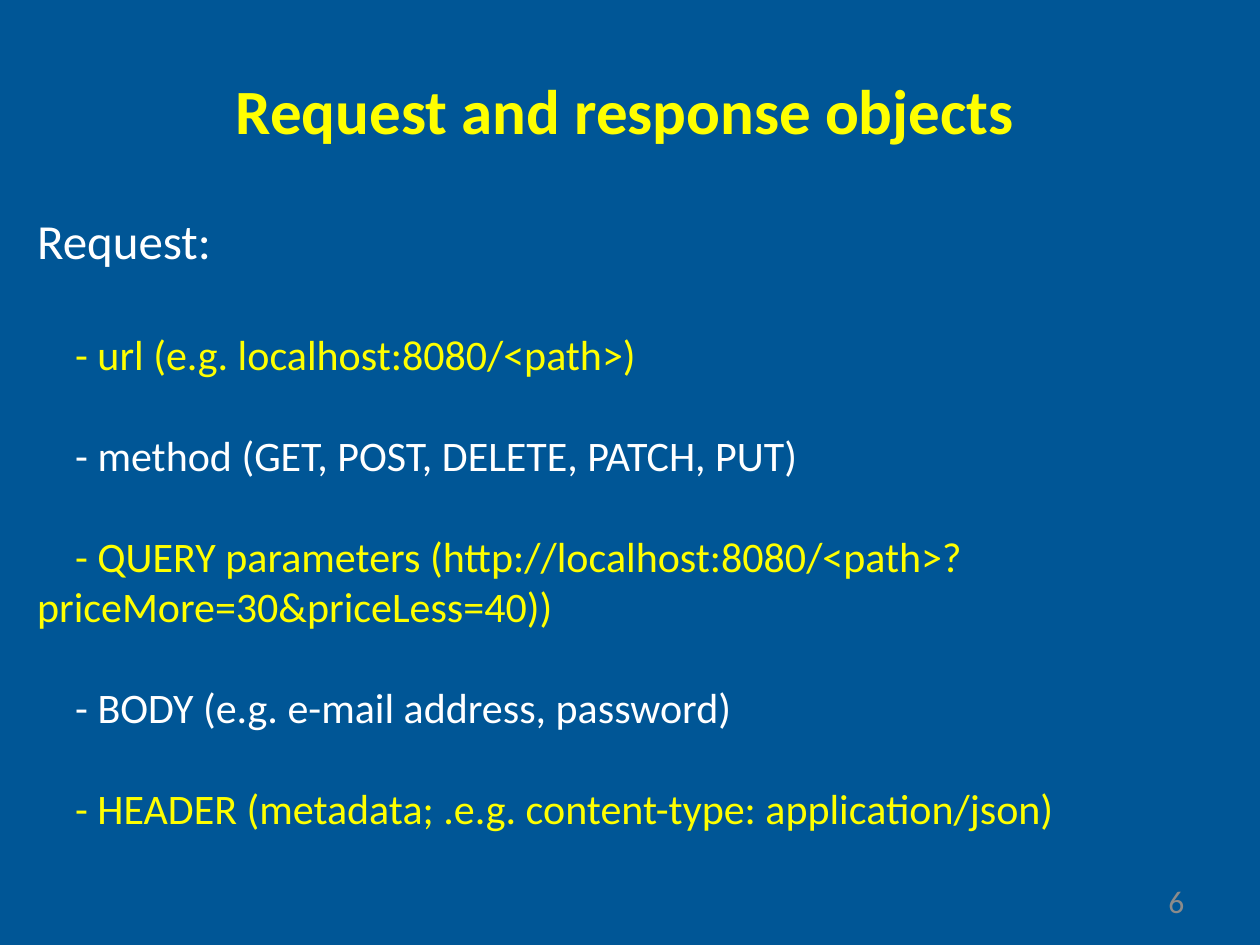
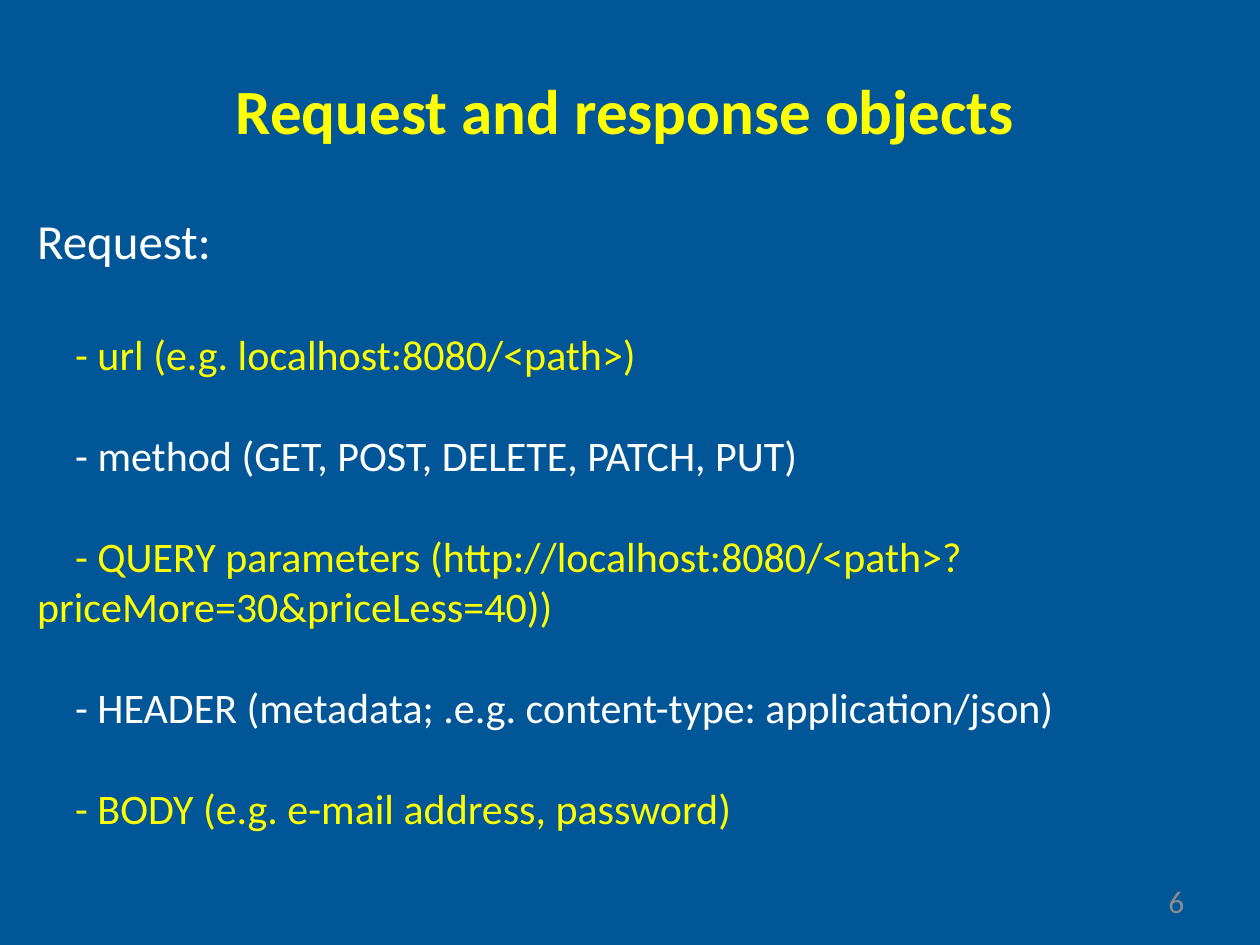
Before and after one commit to gyoryakos/presentations, a slide deck: slide 6 of nodejs.pptx. Drawn at 1260x945 pixels with LibreOffice and Linux fonts; fonts in the diff are those of the drawing. Boxes give left, top, right and bottom in pixels: in the first picture for what was removed or moved away, otherwise in the second. Text is boxed around its words. In the diff, an @@ line names an element or a change of style, - is before the commit and + after.

```diff
--- a/nodejs.pptx
+++ b/nodejs.pptx
@@ text at [97,692,1053,731]: paragraph added @@
+- HEADER (metadata; .e.g. content-type: application/json)
@@ text at [97,793,1053,832]: paragraph removed @@
-- HEADER (metadata; .e.g. content-type: application/json)
@@ text at [97,793,731,832]: text colour #FFFFFF to #FFFF00 in "- BODY (e.g. e-mail address, password)" @@
```
Also in this commit, not shown: 1 slide added.
